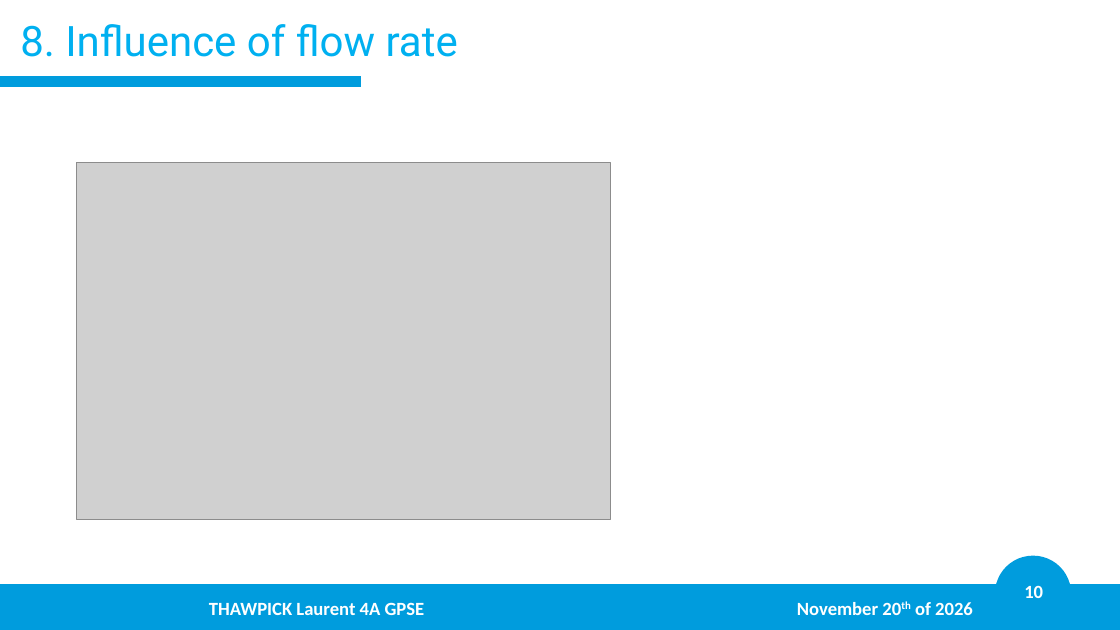
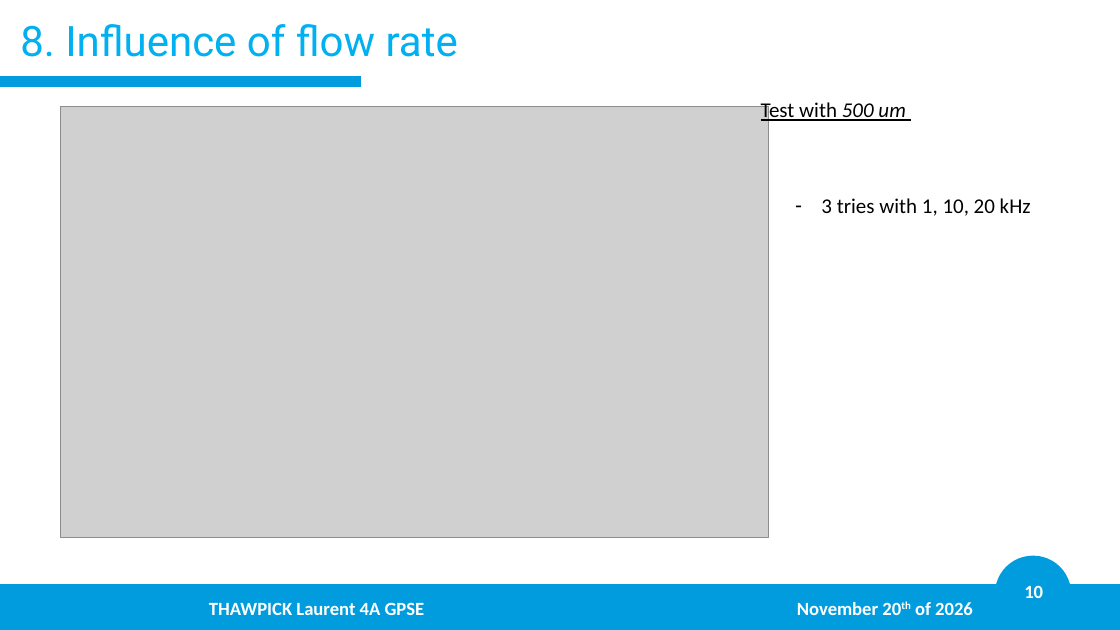
Before and after one commit to LaurentThaw/plasma-tubing, a slide deck: slide 10 of PDR for 20.11.26/PDR.pptx. Drawn at 1120x630 pixels with LibreOffice and Linux fonts; fonts in the diff are those of the drawing; grey boxes stand for pictures; background and template pictures are left out. Boxes give left, top, right and bottom in pixels: in the first picture for what was removed or moved away, otherwise in the second. Text is boxed around its words. In the diff, an @@ line names an element or a change of style, - is before the commit and + after.

```diff
--- a/PDR for 20.11.26/PDR.pptx
+++ b/PDR for 20.11.26/PDR.pptx
@@ picture: place and size @@
-picture at [76,162,610,519]
+picture at [60,106,768,538]
@@ text added at [761,102,905,124], 18 pt, text #000000, underline @@
+Test with 500 um
@@ text added at [821,198,1031,216], 18 pt, text #000000 @@
+– 3 tries with 1, 10, 20 kHz
```
Also in this commit, not shown: 12 other slides changed, 8 other files.
